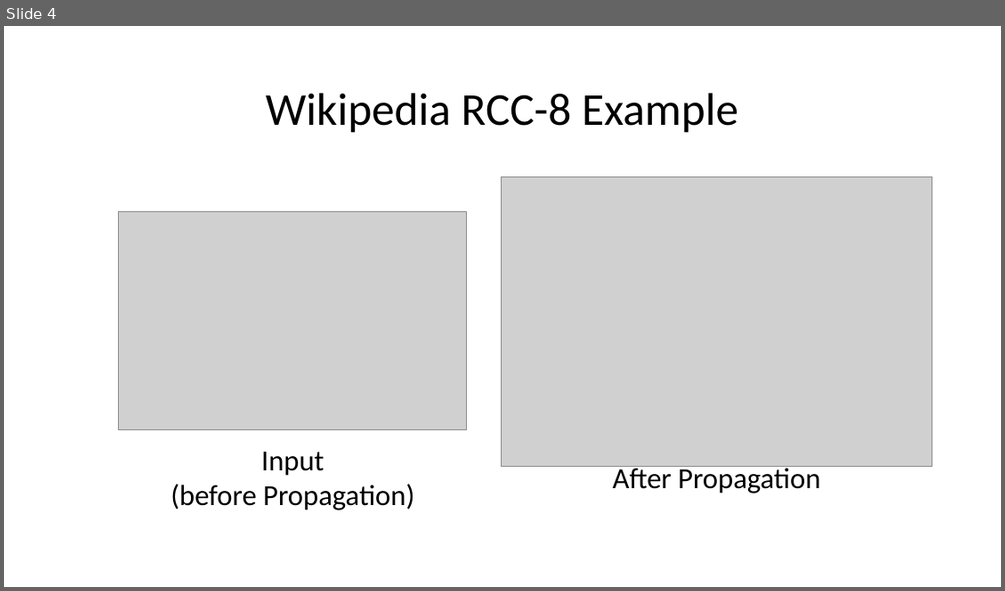
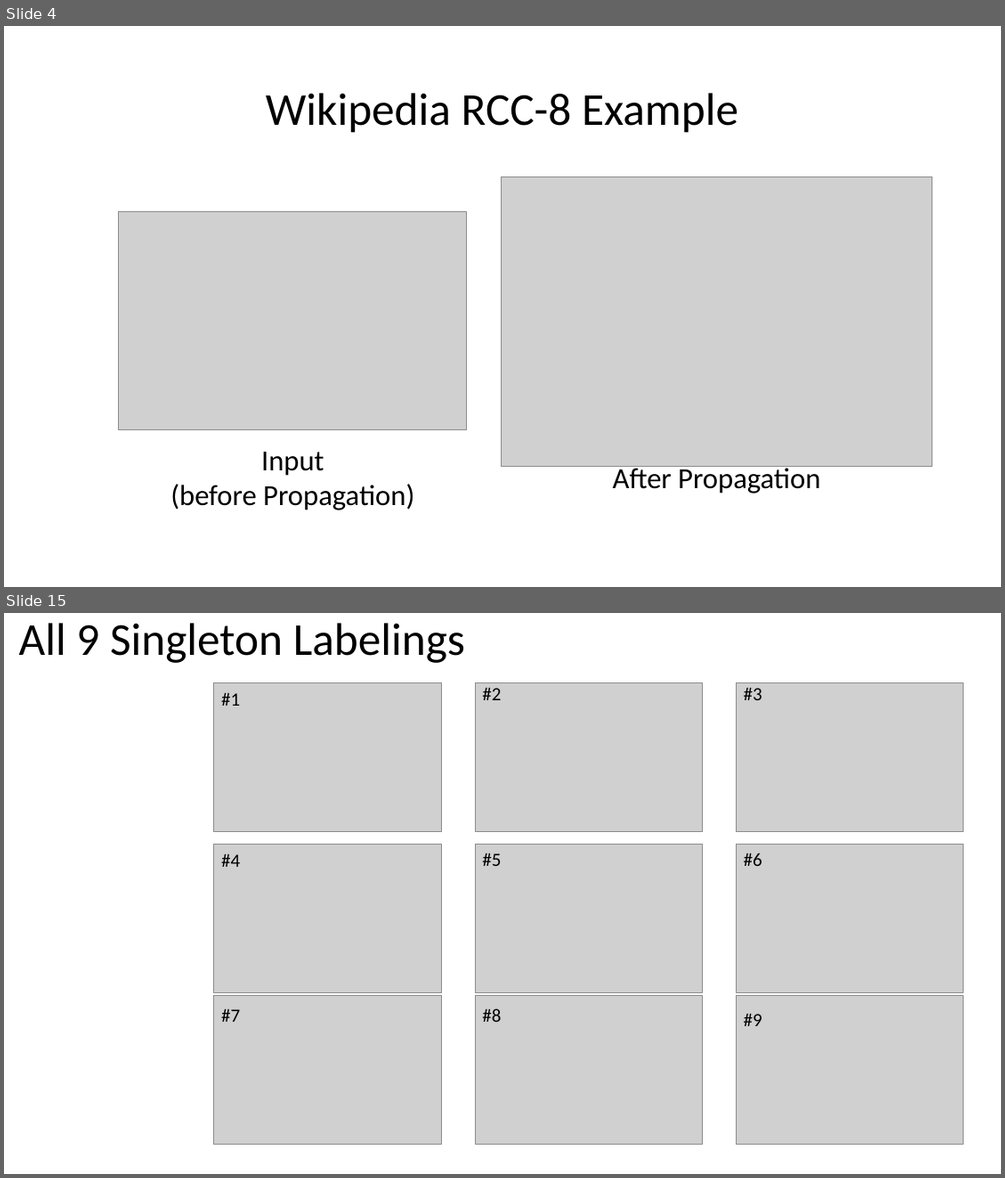
Before and after one commit to alreich/qualreas, a slide deck: Misc/wikipedia_rcc8_figure.pptx. Shown one above the other, each under a label of ours: slide 4 before the commit, slides 4 and 15 after it; the slides between them are not shown. The pictures are 1005x591 and 1005x1178 pixels, drawn with LibreOffice and Linux fonts; fonts in the diff are those of the drawing; grey boxes stand for pictures. Boxes give left, top, right and bottom in pixels: in the first picture for what was removed or moved away, otherwise in the second. Text is boxed around its words. In the diff, an @@ line names an element or a change of style, - is before the commit and + after.

Commit message:
Created figs for each singleton labeling

```diff
--- a/Misc/wikipedia_rcc8_figure.pptx
+++ b/Misc/wikipedia_rcc8_figure.pptx
@@ slide 15 added at bbox=[4, 613, 1001, 1174], background #FFFFFF @@
@@ title added at bbox=[19, 623, 465, 663], 44 pt, text #000000 @@
+All 9 Singleton Labelings
@@ picture added at bbox=[214, 682, 442, 831] @@
@@ picture added at bbox=[475, 682, 703, 831] @@
@@ text added at bbox=[482, 688, 501, 700], 18 pt, text #000000 @@
+#2
@@ picture added at bbox=[736, 682, 963, 831] @@
@@ text added at bbox=[744, 688, 762, 700], 18 pt, text #000000 @@
+#3
@@ text added at bbox=[221, 693, 240, 706], 18 pt, text #000000 @@
+#1
@@ picture added at bbox=[214, 844, 442, 993] @@
@@ picture added at bbox=[475, 844, 703, 993] @@
@@ picture added at bbox=[736, 844, 963, 993] @@
@@ text added at bbox=[221, 854, 240, 867], 18 pt, text #000000 @@
+#4
@@ text added at bbox=[482, 853, 501, 866], 18 pt, text #000000 @@
+#5
@@ text added at bbox=[744, 853, 762, 866], 18 pt, text #000000 @@
+#6
@@ picture added at bbox=[214, 995, 442, 1144] @@
@@ text added at bbox=[221, 1009, 240, 1022], 18 pt, text #000000 @@
+#7
@@ picture added at bbox=[475, 995, 703, 1144] @@
@@ text added at bbox=[482, 1008, 501, 1022], 18 pt, text #000000 @@
+#8
@@ picture added at bbox=[736, 995, 963, 1144] @@
@@ text added at bbox=[744, 1013, 762, 1026], 18 pt, text #000000 @@
+#9
```
Also in this commit, not shown: 10 other slides added, 9 other files.
